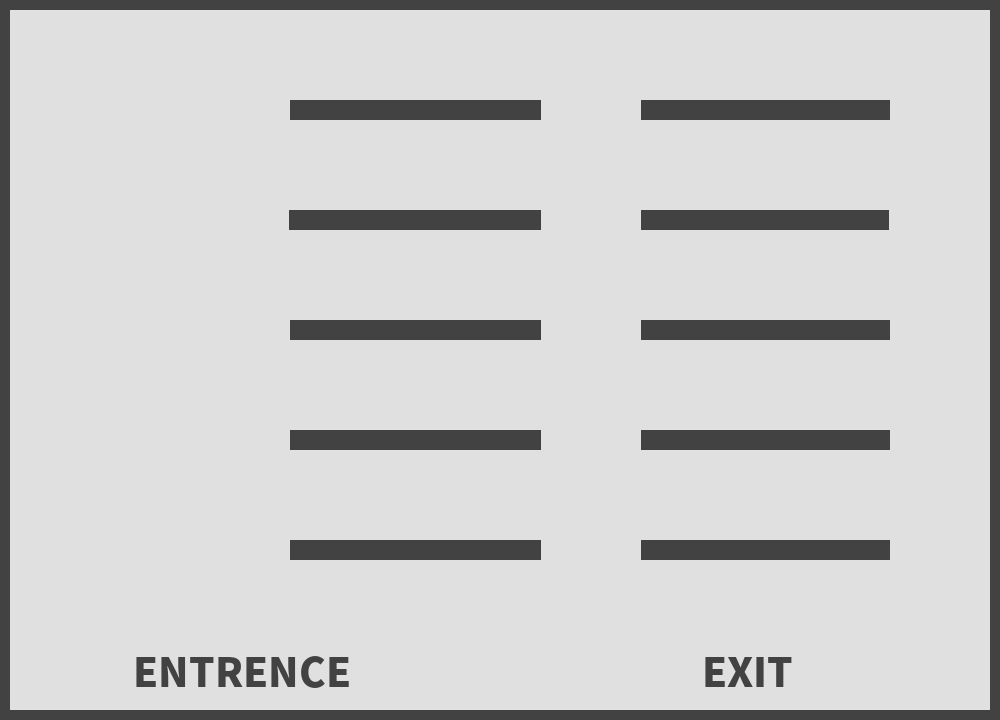
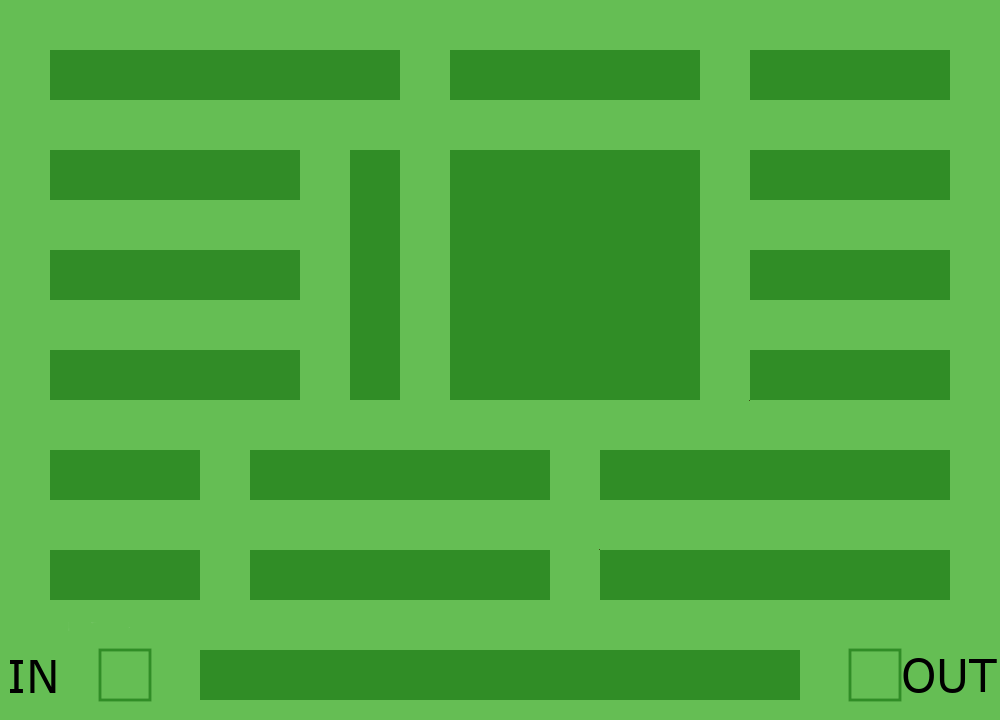
Revision of a layered 1000 x 720 image; what changed, layer by layer:
removed layer "Shelf 5" over <box>289,210,889,230</box>
removed layer "Shelf 4" over <box>290,320,890,340</box>
removed layer "Shelf 3" over <box>290,430,890,450</box>
removed layer "Shelf 2" over <box>290,540,890,560</box>
removed layer "Shelf 1" over <box>290,100,890,120</box>
removed layer "EXIT" over <box>705,657,792,687</box>
added layer "OUT" above "IN" over <box>903,658,997,693</box>
added layer "IN" above "Regały" over <box>10,660,56,693</box>
renamed "ENTRENCE" to "Regały", painted on it over <box>50,50,977,714</box>
renamed "Background" to "Tło", painted on it over <box>0,0,1000,720</box>
